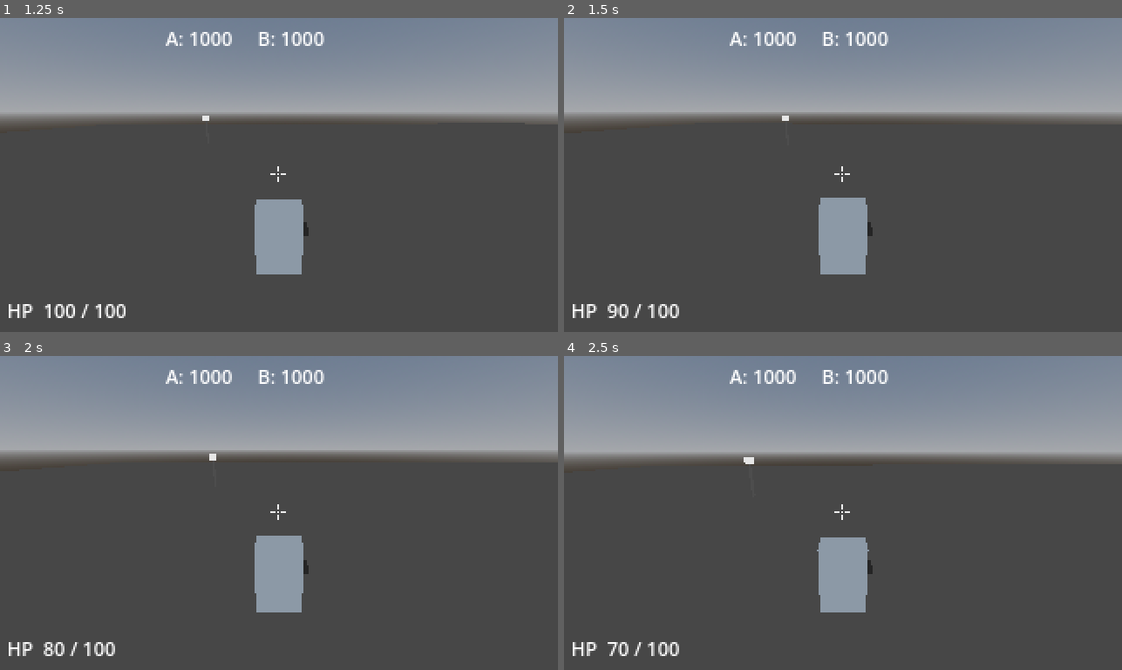
Above: before the commit, frames 1-4 (two rows, left to right).
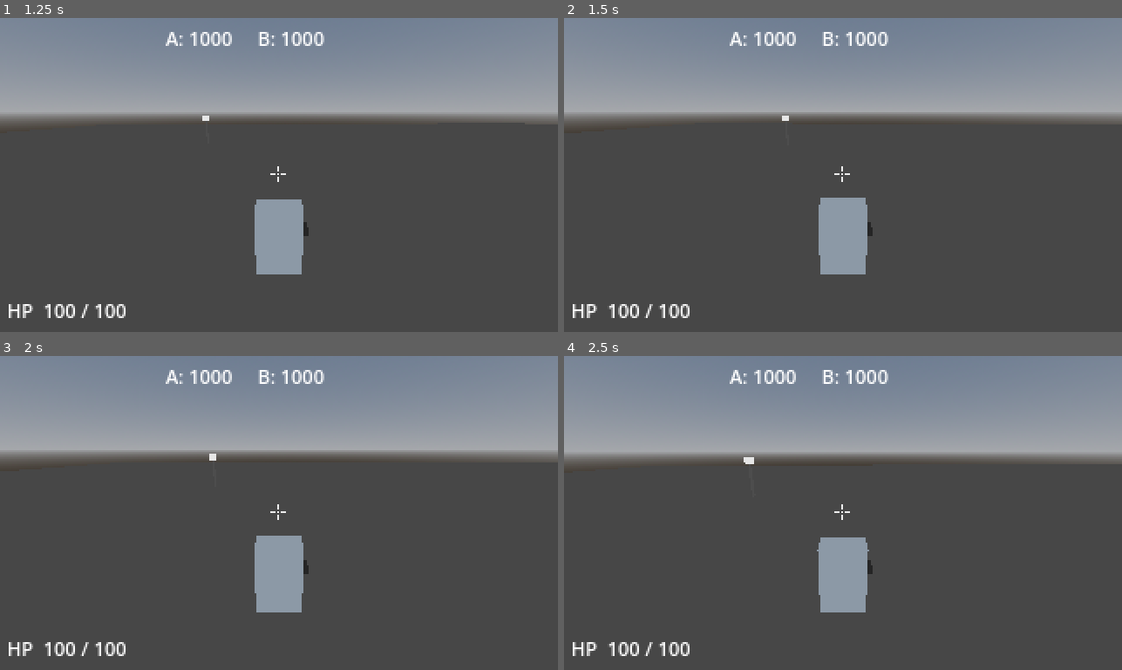
Above: after the commit, the same moments.

Repository: jonathandaley/Hardpoint
Game: Godot game, scene res://scenes/arena/Arena.tscn
Two runs of this game, one before a commit and one after it. Both use one fixed random seed, a clock stepped at 60 frames per second and the inputs below.
Inputs (mouse positions are in pixels of both pictures, inside the frame that each line leads up to):
- Up to frame 1 (1.25 s): tap Enter (ui_accept) at 0.5, 0.77 s; move the mouse to (306, 175) at 0.52 s; press the mouse at (306, 175) at 0.53 s; hold W (move_forward) from 0.53 s (still down)
- Up to frame 2 (1.5 s): keep holding W (move_forward); move the mouse to (815, 175) at 1.27 s; release the mouse at (815, 175) at 1.28 s; right-click (815, 175) at 1.35 s
- Up to frame 3 (2 s): keep holding W (move_forward); tap Enter (ui_accept) at 1.52 s
- Up to frame 4 (2.5 s): keep holding W (move_forward); move the mouse to (854, 506) at 2.02 s; press the mouse at (854, 506) at 2.03 s

Frame 1 is identical in both runs. In frame 2, 0.3% of the frame differs, in the area x 7-23%, y 91-96%; in frame 3, 0.3%; in frame 4, 0.3%.

Commit message:
Add aim jitter and burst pattern to bot AI
- Aim spread: slow random jitter (±0.08 rad) that drifts every 80-180ms,
  causes occasional misses especially at range
- Burst fire: 1.2s on / 1.0s off rhythm, creates windows to close distance
  or capture beacons without taking constant fire

Co-Authored-By: Claude Sonnet 4.6 <noreply@anthropic.com>

Diff:
--- a/scripts/AIInputSource.gd
+++ b/scripts/AIInputSource.gd
@@ -5,6 +5,9 @@
 const ENGAGE_DIST   := 35.0  # close enough to shoot
 const RETREAT_DIST  := 8.0   # too close — back off
 const AIM_THRESHOLD := 0.25  # fire when within this many radians of target
+const AIM_SPREAD    := 0.08  # max random jitter added to aim (radians)
+const BURST_FIRE    := 1.2   # seconds of continuous fire per burst
+const BURST_PAUSE   := 1.0   # seconds of pause between bursts
 
 var _target: Node3D = null
 var _look_delta: Vector2 = Vector2.ZERO
@@ -12,6 +15,10 @@
 var _firing: bool = false
 var _strafe_timer: float = 0.0
 var _strafe_sign: float = 1.0
+var _burst_timer: float = BURST_FIRE
+var _in_burst: bool = true
+var _jitter: Vector2 = Vector2.ZERO
+var _jitter_timer: float = 0.0
 
 func _ready() -> void:
 	call_deferred("_find_target")
@@ -70,8 +77,22 @@
 	else:
 		_move_dir = Vector2(_strafe_sign, -0.3).normalized()
 
-	# Fire when aimed closely enough and in range
-	_firing = abs(angle_h) < AIM_THRESHOLD and dist < ENGAGE_DIST + 15.0
+	# Aim jitter — slow random drift that makes the bot miss occasionally
+	_jitter_timer -= delta
+	if _jitter_timer <= 0.0:
+		_jitter_timer = randf_range(0.08, 0.18)
+		_jitter = Vector2(randf_range(-AIM_SPREAD, AIM_SPREAD),
+						  randf_range(-AIM_SPREAD, AIM_SPREAD))
+	_look_delta += _jitter / sens
+
+	# Burst fire — shoot for BURST_FIRE seconds, pause for BURST_PAUSE seconds
+	_burst_timer -= delta
+	if _burst_timer <= 0.0:
+		_in_burst = not _in_burst
+		_burst_timer = BURST_FIRE if _in_burst else BURST_PAUSE
+
+	# Fire when aimed closely enough, in range, and in burst window
+	_firing = _in_burst and abs(angle_h) < AIM_THRESHOLD and dist < ENGAGE_DIST + 15.0
 
 func get_move_direction() -> Vector2:
 	return _move_dir
